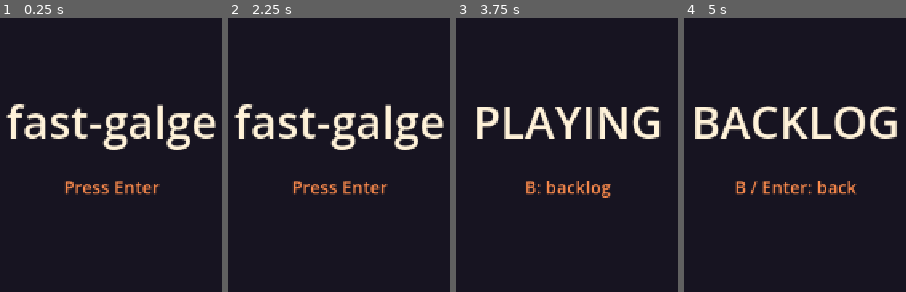
Above: before the commit, frames 1-4 (left to right).
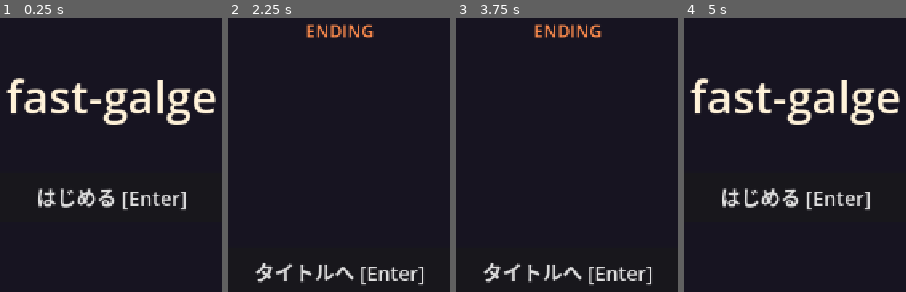
Above: after the commit, the same moments.

Repository: bannzai/fast-galge
Game: Godot game, scene res://scenes/main.tscn
Two runs of this game, one before a commit and one after it. Both use one fixed random seed, a clock stepped at 60 frames per second and the inputs below.
Inputs (mouse positions are in pixels of both pictures, inside the frame that each line leads up to):
- Up to frame 1 (0.25 s): no input
- Up to frame 2 (2.25 s): click (339, 196) at 0.5 s, where only the run after the commit has a clickable "はじめる [Enter]"; click (339, 272) at 1.25 s, where only the run after the commit has a clickable "タイトルへ [Enter]"; click (339, 196) at 2 s, where only the run after the commit has a clickable "はじめる [Enter]"
- Up to frame 3 (3.75 s): click (567, 272) at 2.75 s, where only the run after the commit has a clickable "タイトルへ [Enter]"; tap Enter (confirm) at 3.5 s; move the mouse to (outside the picture) at 3.52 s; tap 1 (choice_1) at 3.6 s; click (outside the picture) at 3.67 s
- Up to frame 4 (5 s): tap 2 (choice_2) at 3.8, 4.35 s; tap Enter (confirm) at 4.25 s; move the mouse to (outside the picture) at 4.27 s; hold B (backlog) from 4.28 s (still down); tap 3 (choice_3) at 4.55 s

The runs differ from the first frame. In frame 1, 13% of the frame differs, in the area x 2-98%, y 21-71%; in frame 2, 9.5%; in frame 3, 8.4%; in frame 4, 13%.

Commit message:
会話エンジン (止められない文字送り・制限時間つき選択肢・好感度・バックログ・エンディング) と画面を追加する
- scripts/conversation.gd: 速さの値 (1 文字 0.04 秒を 0.4〜0.8 秒に収める表示時間、選択肢の制限時間 2 秒、時間切れの「……」と好感度 -1) の定数と、表示時間・時間切れ・好感度・分岐・所要時間の static な計算
- scripts/game_state.gd: 会話の進行 (シナリオの位置・経過時間・好感度・バックログ) と到達したエンディングを autoload に持つ。会話は PLAYING の間だけ進み、バックログを開いている間は止まる
- scripts/main.gd・scenes/main.tscn: メッセージウィンドウ (話者名・本文)、選択肢のボタンと残り時間のバー、バックログの一覧、エンディングの画面。キー入力と同じ操作をタップ用のボタン (始める・ログ・とじる・選択肢・タイトルへ) でも行える。見た目は仮の色面

コミット前の点検の候補の扱い: jev(godot-gdscript-and-project-layout) の game_state.gd の lines (要素の型を持たない Array) は、JSON を読んだままの配列を持ち、辞書でない行を validate が報告できるようにするためで、理由をコメントに書いた (バックログは Array[Dictionary] にした)。jev(single-source-info) の game_state.gd の advance と main.gd の _ready の document コメントは、関数が受け取るものと副作用 (契約) を書いたもので、本体の手順の言い換えではないと判断して直さない

Claude-Session: https://claude.ai/code/session_01LwzK2xb2RVxMnSxTWaYYRA

Diff:
--- a/scenes/main.tscn
+++ b/scenes/main.tscn
@@ -20,24 +20,239 @@
 grow_vertical = 2
 color = Color(0.09, 0.08, 0.13, 1)
 
-[node name="Title" type="Label" parent="."]
-layout_mode = 0
-offset_top = 260.0
-offset_right = 1280.0
-offset_bottom = 380.0
+[node name="TitleScreen" type="Control" parent="."]
+layout_mode = 1
+anchors_preset = 15
+anchor_right = 1.0
+anchor_bottom = 1.0
+grow_horizontal = 2
+grow_vertical = 2
+
+[node name="Title" type="Label" parent="TitleScreen"]
+layout_mode = 0
+offset_top = 220.0
+offset_right = 1280.0
+offset_bottom = 340.0
 theme_override_colors/font_color = Color(1, 0.95, 0.85, 1)
 theme_override_font_sizes/font_size = 72
 text = "fast-galge"
 horizontal_alignment = 1
 vertical_alignment = 1
 
-[node name="Hint" type="Label" parent="."]
-layout_mode = 0
+[node name="StartButton" type="Button" parent="TitleScreen"]
+layout_mode = 0
+offset_left = 440.0
 offset_top = 400.0
-offset_right = 1280.0
-offset_bottom = 450.0
+offset_right = 840.0
+offset_bottom = 480.0
+focus_mode = 0
+theme_override_font_sizes/font_size = 32
+text = "はじめる [Enter]"
+
+[node name="ConversationScreen" type="Control" parent="."]
+visible = false
+layout_mode = 1
+anchors_preset = 15
+anchor_right = 1.0
+anchor_bottom = 1.0
+grow_horizontal = 2
+grow_vertical = 2
+
+[node name="Portrait" type="ColorRect" parent="ConversationScreen"]
+layout_mode = 0
+offset_left = 460.0
+offset_top = 60.0
+offset_right = 820.0
+offset_bottom = 480.0
+color = Color(0.98, 0.78, 0.82, 1)
+
+[node name="Expression" type="Label" parent="ConversationScreen/Portrait"]
+layout_mode = 0
+offset_right = 360.0
+offset_bottom = 420.0
+theme_override_colors/font_color = Color(0.35, 0.15, 0.2, 1)
+theme_override_font_sizes/font_size = 40
+horizontal_alignment = 1
+vertical_alignment = 1
+
+[node name="MessageWindow" type="ColorRect" parent="ConversationScreen"]
+layout_mode = 0
+offset_left = 40.0
+offset_top = 500.0
+offset_right = 1240.0
+offset_bottom = 700.0
+color = Color(0.97, 0.95, 0.9, 1)
+
+[node name="Speaker" type="Label" parent="ConversationScreen/MessageWindow"]
+layout_mode = 0
+offset_left = 28.0
+offset_top = 14.0
+offset_right = 1172.0
+offset_bottom = 58.0
+theme_override_colors/font_color = Color(0.75, 0.25, 0.2, 1)
+theme_override_font_sizes/font_size = 28
+
+[node name="Message" type="Label" parent="ConversationScreen/MessageWindow"]
+layout_mode = 0
+offset_left = 28.0
+offset_top = 64.0
+offset_right = 1172.0
+offset_bottom = 188.0
+theme_override_colors/font_color = Color(0.12, 0.1, 0.15, 1)
+theme_override_font_sizes/font_size = 32
+autowrap_mode = 3
+
+[node name="BacklogButton" type="Button" parent="ConversationScreen"]
+layout_mode = 0
+offset_left = 1080.0
+offset_top = 20.0
+offset_right = 1260.0
+offset_bottom = 80.0
+focus_mode = 0
+theme_override_font_sizes/font_size = 26
+text = "ログ [B]"
+
+[node name="Choices" type="Control" parent="ConversationScreen"]
+visible = false
+layout_mode = 0
+offset_left = 240.0
+offset_top = 110.0
+offset_right = 1040.0
+offset_bottom = 470.0
+
+[node name="TimeBar" type="ProgressBar" parent="ConversationScreen/Choices"]
+layout_mode = 0
+offset_right = 800.0
+offset_bottom = 28.0
+max_value = 1.0
+step = 0.001
+value = 1.0
+show_percentage = false
+
+[node name="Choice1" type="Button" parent="ConversationScreen/Choices"]
+layout_mode = 0
+offset_top = 52.0
+offset_right = 800.0
+offset_bottom = 136.0
+focus_mode = 0
+theme_override_font_sizes/font_size = 28
+
+[node name="Choice2" type="Button" parent="ConversationScreen/Choices"]
+layout_mode = 0
+offset_top = 156.0
+offset_right = 800.0
+offset_bottom = 240.0
+focus_mode = 0
+theme_override_font_sizes/font_size = 28
+
+[node name="Choice3" type="Button" parent="ConversationScreen/Choices"]
+layout_mode = 0
+offset_top = 260.0
+offset_right = 800.0
+offset_bottom = 344.0
+focus_mode = 0
+theme_override_font_sizes/font_size = 28
+
+[node name="BacklogScreen" type="Control" parent="."]
+visible = false
+layout_mode = 1
+anchors_preset = 15
+anchor_right = 1.0
+anchor_bottom = 1.0
+grow_horizontal = 2
+grow_vertical = 2
+
+[node name="Panel" type="ColorRect" parent="BacklogScreen"]
+layout_mode = 1
+anchors_preset = 15
+anchor_right = 1.0
+anchor_bottom = 1.0
+grow_horizontal = 2
+grow_vertical = 2
+color = Color(0.14, 0.13, 0.2, 1)
+
+[node name="Heading" type="Label" parent="BacklogScreen"]
+layout_mode = 0
+offset_left = 80.0
+offset_top = 24.0
+offset_right = 800.0
+offset_bottom = 84.0
+theme_override_colors/font_color = Color(1, 0.95, 0.85, 1)
+theme_override_font_sizes/font_size = 36
+text = "バックログ"
+vertical_alignment = 1
+
+[node name="Scroll" type="ScrollContainer" parent="BacklogScreen"]
+layout_mode = 0
+offset_left = 80.0
+offset_top = 100.0
+offset_right = 1200.0
+offset_bottom = 620.0
+horizontal_scroll_mode = 0
+
+[node name="Entries" type="Label" parent="BacklogScreen/Scroll"]
+layout_mode = 2
+size_flags_horizontal = 3
+theme_override_colors/font_color = Color(0.92, 0.9, 0.85, 1)
+theme_override_font_sizes/font_size = 26
+autowrap_mode = 3
+
+[node name="CloseButton" type="Button" parent="BacklogScreen"]
+layout_mode = 0
+offset_left = 500.0
+offset_top = 636.0
+offset_right = 780.0
+offset_bottom = 700.0
+focus_mode = 0
+theme_override_font_sizes/font_size = 26
+text = "とじる [B]"
+
+[node name="EndingScreen" type="Control" parent="."]
+visible = false
+layout_mode = 1
+anchors_preset = 15
+anchor_right = 1.0
+anchor_bottom = 1.0
+grow_horizontal = 2
+grow_vertical = 2
+
+[node name="Heading" type="Label" parent="EndingScreen"]
+layout_mode = 0
+offset_top = 150.0
+offset_right = 1280.0
+offset_bottom = 200.0
 theme_override_colors/font_color = Color(1, 0.55, 0.3, 1)
 theme_override_font_sizes/font_size = 28
-text = "Press Enter"
-horizontal_alignment = 1
-vertical_alignment = 1
+text = "ENDING"
+horizontal_alignment = 1
+vertical_alignment = 1
+
+[node name="Name" type="Label" parent="EndingScreen"]
+layout_mode = 0
+offset_top = 220.0
+offset_right = 1280.0
+offset_bottom = 330.0
+theme_override_colors/font_color = Color(1, 0.95, 0.85, 1)
+theme_override_font_sizes/font_size = 64
+horizontal_alignment = 1
+vertical_alignment = 1
+
+[node name="Summary" type="Label" parent="EndingScreen"]
+layout_mode = 0
+offset_top = 350.0
+offset_right = 1280.0
+offset_bottom = 460.0
+theme_override_colors/font_color = Color(0.92, 0.9, 0.85, 1)
+theme_override_font_sizes/font_size = 30
+horizontal_alignment = 1
+vertical_alignment = 1
+
+[node name="TitleButton" type="Button" parent="EndingScreen"]
+layout_mode = 0
+offset_left = 440.0
+offset_top = 520.0
+offset_right = 840.0
+offset_bottom = 600.0
+focus_mode = 0
+theme_override_font_sizes/font_size = 32
+text = "タイトルへ [Enter]"
--- /dev/null
+++ b/scripts/conversation.gd
@@ -0,0 +1,122 @@
+extends RefCounted
+## 会話のルール (速さ・時間切れ・好感度・分岐) の値と計算。状態を持たない static な関数だけを置き、会話の進行の
+## 状態は GameState (scripts/game_state.gd) が持つ。速さの値はこのスクリプトの定数にだけ置く
+## (.claude/rules/conversation-speed-and-scenario-single-source.md)。
+
+## シナリオの保存形式のキー
+const ScenarioScript := preload("res://scripts/scenario.gd")
+## メッセージの 1 文字あたりの表示時間 (秒)。10 文字で下限、20 文字で上限に届く傾きにして、短い相づちと長い台詞で
+## 表示時間に差が出るようにした (documents/PROJECT.md「基本ルール」の初期値。CI の録画で見て調整する)
+const SECONDS_PER_CHARACTER: float = 0.04
+## メッセージの表示時間の下限と上限 (秒)。documents/PROJECT.md「基本ルール」の初期値 0.4〜0.8 秒
+const MIN_MESSAGE_SECONDS: float = 0.4
+const MAX_MESSAGE_SECONDS: float = 0.8
+## 選択肢の制限時間 (秒)。documents/PROJECT.md「基本ルール」の初期値
+const CHOICE_SECONDS: float = 2.0
+## 時間切れで選んだ扱いになる選択肢の本文と、その好感度の変化 (documents/PROJECT.md「基本ルール」)
+const TIMEOUT_TEXT: String = "……"
+const TIMEOUT_AFFECTION: int = -1
+## 選択肢の番号の代わりに渡す、時間切れの印 (選択肢の番号は 0 以上のため、重ならない負の値)
+const TIMEOUT: int = -1
+
+
+## 本文 text のメッセージを表示し続ける時間 (秒)
+static func message_seconds(text: String) -> float:
+	return clampf(
+		text.length() * SECONDS_PER_CHARACTER, MIN_MESSAGE_SECONDS, MAX_MESSAGE_SECONDS
+	)
+
+
+## line (メッセージか選択肢の行) で表示が止まる時間 (秒)。メッセージは表示時間、選択肢は制限時間
+static func stop_seconds(line: Dictionary) -> float:
+	if line.has(ScenarioScript.CHOICES):
+		return CHOICE_SECONDS
+	return message_seconds(line.get(ScenarioScript.TEXT, ""))
+
+
+## choice (選択肢の行) で pick 番目 (0 始まり) を選んだ時に適用する選択肢。pick が TIMEOUT なら時間切れの扱いで、
+## 本文は TIMEOUT_TEXT、好感度は choice の affection に名前があるヒロイン全員が TIMEOUT_AFFECTION、分岐先は
+## choice の timeout
+static func picked_option(choice: Dictionary, pick: int) -> Dictionary:
+	if pick != TIMEOUT:
+		return choice[ScenarioScript.CHOICES][pick]
+	var affection: Dictionary = {}
+	for option: Dictionary in choice[ScenarioScript.CHOICES]:
+		for heroine: String in option.get(ScenarioScript.AFFECTION, {}):
+			affection[heroine] = TIMEOUT_AFFECTION
+	return {
+		ScenarioScript.TEXT: TIMEOUT_TEXT,
+		ScenarioScript.AFFECTION: affection,
+		ScenarioScript.GOTO: choice.get(ScenarioScript.TIMEOUT, ""),
+	}
+
+
+## affection (ヒロインの ID ごとの好感度) に changes (ID ごとの変化) を足した好感度。affection は書き換えない
+static func affection_after(affection: Dictionary, changes: Dictionary) -> Dictionary:
+	var result: Dictionary = affection.duplicate()
+	for heroine: String in changes:
+		result[heroine] = int(result.get(heroine, 0)) + int(changes[heroine])
+	return result
+
+
+## affection が required (ヒロインの ID ごとの必要な好感度) をすべて満たすか
+static func meets(affection: Dictionary, required: Dictionary) -> bool:
+	for heroine: String in required:
+		if int(affection.get(heroine, 0)) < int(required[heroine]):
+			return false
+	return true
+
+
+## lines を from 番目の行から進めて、次に表示が止まる行 (メッセージ・選択肢・エンディング) の位置。ラベルは飛ばし、
+## 移動は affection が条件を満たせば辿る。止まる行が無ければ lines.size()。
+## 移動先が後ろの行に無い (形式の誤り) 時は次の行へ進める (前の行へ戻して終わらなくなるのを防ぐ)
+static func next_stop(lines: Array, from: int, affection: Dictionary) -> int:
+	var index: int = from
+	while index < lines.size():
+		var line: Dictionary = lines[index]
+		if line.has(ScenarioScript.GOTO):
+			index = (
+				_target_index(lines, index, line[ScenarioScript.GOTO])
+				if meets(affection, line.get(ScenarioScript.IF_AFFECTION, {}))
+				else index + 1
+			)
+		elif line.has(ScenarioScript.LABEL):
+			index += 1
+		else:
+			break
+	return index
+
+
+## lines の choice_index 番目の選択肢の行で option を選んだ後に進める行の位置 (next_stop の from に渡す)
+static func option_from(lines: Array, choice_index: int, option: Dictionary) -> int:
+	return _target_index(lines, choice_index, option.get(ScenarioScript.GOTO, ""))
+
+
+## lines を最初から最後まで、選択肢ごとに pick_for.call(選択肢の行) の番号 (TIMEOUT なら時間切れ) を選んで進めた結果。
+## "seconds" は所要時間 (通ったメッセージの表示時間の合計 + 通った選択肢の数 × 制限時間)、"affection" は最後の
+## 好感度、"ending" は着いたエンディングの行 (着かなければ {})
+static func playthrough(lines: Array, pick_for: Callable) -> Dictionary:
+	var seconds: float = 0.0
+	var affection: Dictionary = {}
+	var index: int = next_stop(lines, 0, affection)
+	while index < lines.size() and not lines[index].has(ScenarioScript.ENDING):
+		var line: Dictionary = lines[index]
+		var from: int = index + 1
+		if line.has(ScenarioScript.CHOICES):
+			var option: Dictionary = picked_option(line, pick_for.call(line))
+			affection = affection_after(affection, option.get(ScenarioScript.AFFECTION, {}))
+			from = option_from(lines, index, option)
+		seconds += stop_seconds(line)
+		index = next_stop(lines, from, affection)
+	return {
+		"seconds": seconds,
+		"affection": affection,
+		"ending": lines[index] if index < lines.size() else {},
+	}
+
+
+## lines の index 番目の行から label へ移る先の位置。label が空・無い・後ろの行に無い時は次の行
+static func _target_index(lines: Array, index: int, label: String) -> int:
+	if label.is_empty():
+		return index + 1
+	return maxi(ScenarioScript.label_index(lines, label), index + 1)
--- a/scripts/game_state.gd
+++ b/scripts/game_state.gd
@@ -1,24 +1,47 @@
 extends Node
-## ゲーム進行の状態 (autoload の GameState)。いま表示している画面 (タイトル・会話中・バックログ・エンディング) を持ち、
-## 画面をまたいで参照する値はここに集める (UI ノードに状態を持たせない)。
-## 会話の進行 (シナリオの位置・好感度・選択肢の残り時間) は会話エンジンの土台の issue で足す。
+## ゲーム進行の状態 (autoload の GameState)。いま表示している画面 (タイトル・会話中・バックログ・エンディング)、
+## 会話の進行 (シナリオの位置・経過時間・好感度・バックログ)、到達したエンディングを持つ。
+## 画面をまたいで参照する値はここに集める (UI ノードに状態を持たせない)。会話のルールの計算は scripts/conversation.gd。
 
 ## 表示している画面。会話が進むのは PLAYING の間だけで、BACKLOG を開いている間は止まる
 enum Screen { TITLE, PLAYING, BACKLOG, ENDING }
 ## 画面を切り替える操作 (project.godot の入力の confirm / backlog)
 enum Command { CONFIRM, BACKLOG }
 
+## シナリオの保存形式の読み込みとキー
+const ScenarioScript := preload("res://scripts/scenario.gd")
+## 会話のルールの値と計算
+const ConversationScript := preload("res://scripts/conversation.gd")
 ## 画面ごとに受け付ける操作と、その操作で移る画面。ここに無い操作はその画面では何もしない。
-## ENDING へは操作ではなく会話の終わり (finish) で移る
+## ENDING へは操作ではなく、会話がエンディングの行に着くことで移る
 const TRANSITIONS: Dictionary = {
 	Screen.TITLE: {Command.CONFIRM: Screen.PLAYING},
 	Screen.PLAYING: {Command.BACKLOG: Screen.BACKLOG},
 	Screen.BACKLOG: {Command.BACKLOG: Screen.PLAYING, Command.CONFIRM: Screen.PLAYING},
 	Screen.ENDING: {Command.CONFIRM: Screen.TITLE},
 }
+## 本編のシナリオ。共通パート、1 人目のヒロインのルートの順につなげて読む
+const MAIN_SCENARIO_PATHS: Array[String] = [
+	"res://scenario/common.json",
+	"res://scenario/route_hina.json",
+]
 
 ## 表示している画面。起動時はタイトル
 var screen: Screen = Screen.TITLE
+## タイトルから始めるシナリオのファイル。検証 (scripts/dev/) がサンプルシナリオに差し替える
+var scenario_paths: Array[String] = MAIN_SCENARIO_PATHS
+## 再生しているシナリオの行 (形式は scripts/scenario.gd)。JSON を読んだままの配列のため、要素の型は持たない
+var lines: Array = []
+## いま表示が止まっている行 (メッセージ・選択肢・エンディング) の、lines の中の位置
+var position: int = 0
+## position の行で表示が止まってからの経過時間 (秒)
+var elapsed: float = 0.0
+## ヒロインの ID ごとの好感度
+var affection: Dictionary = {}
+## 流れたメッセージの行と、選んだ選択肢 (話者と本文を持つ行) の、古い順の一覧
+var backlog: Array[Dictionary] = []
+## 到達したエンディングの ID (到達した順。重複なし)
+var reached_endings: Array[String] = []
 
 
 ## current の画面で command を受けた時に移る画面。受け付けない操作なら current のまま。
@@ -28,12 +51,16 @@
 	return accepted.get(command, current)
 
 
-## command を受けて画面を移す。移ったら true
+## command を受けて画面を移す。移ったら true。タイトルから会話中に移る時は scenario_paths のシナリオを最初から始める。
+## 画面と会話の進行を書き換えるため冪等ではない
 func apply(command: Command) -> bool:
 	var next: Screen = next_screen(screen, command)
 	if next == screen:
 		return false
-	screen = next
+	if screen == Screen.TITLE:
+		_start()
+	else:
+		screen = next
 	return true
 
 
@@ -42,6 +69,75 @@
 	return screen == Screen.PLAYING
 
 
-## 会話の終わり。エンディングの画面に移る
-func finish() -> void:
+## いま表示が止まっている行。シナリオを始めていない時と、行が尽きた時は {}
+func current_line() -> Dictionary:
+	return lines[position] if position < lines.size() else {}
+
+
+## 会話中なら delta 秒だけ時間を進め、表示時間を過ぎたメッセージは次の行へ送り、制限時間を過ぎた選択肢は時間切れに
+## する。会話中でなければ何もしない (バックログを開いている間は会話が止まる)。経過時間を積むため冪等ではない
+func advance(delta: float) -> void:
+	if not is_playing():
+		return
+	elapsed += delta
+	while is_playing() and elapsed >= ConversationScript.stop_seconds(current_line()):
+		elapsed -= ConversationScript.stop_seconds(current_line())
+		if current_line().has(ScenarioScript.CHOICES):
+			_pick(ConversationScript.TIMEOUT)
+		else:
+			_enter(position + 1)
+
+
+## 会話中に選択肢が出ていれば option_index 番目 (0 始まり) を選ぶ。選べたら true。
+## 選んだ結果を好感度とバックログに積むため冪等ではない
+func choose(option_index: int) -> bool:
+	if not is_playing() or option_index >= current_line().get(ScenarioScript.CHOICES, []).size():
+		return false
+	elapsed = 0.0
+	_pick(option_index)
+	return true
+
+
+## scenario_paths のシナリオを読み、会話の進行を初期値に戻して最初の行から会話中にする
+func _start() -> void:
+	lines = ScenarioScript.load_lines(scenario_paths)
+	affection = {}
+	backlog = []
+	elapsed = 0.0
+	screen = Screen.PLAYING
+	_enter(0)
+
+
+## from 番目の行から進めて、次に表示が止まる行に着く。メッセージならバックログに積み、エンディング (または行が尽きた)
+## ならエンディングの画面に移る
+func _enter(from: int) -> void:
+	position = ConversationScript.next_stop(lines, from, affection)
+	if current_line().has(ScenarioScript.TEXT):
+		backlog.append(current_line())
+	elif not current_line().has(ScenarioScript.CHOICES):
+		_finish()
+
+
+## いまの選択肢の行で pick 番目 (ConversationScript.TIMEOUT なら時間切れ) を選び、好感度とバックログに積んで
+## 分岐先へ進む
+func _pick(pick: int) -> void:
+	var choice: Dictionary = current_line()
+	var option: Dictionary = ConversationScript.picked_option(choice, pick)
+	affection = ConversationScript.affection_after(
+		affection, option.get(ScenarioScript.AFFECTION, {})
+	)
+	backlog.append(
+		{
+			ScenarioScript.SPEAKER: choice.get(ScenarioScript.SPEAKER, ""),
+			ScenarioScript.TEXT: option[ScenarioScript.TEXT],
+		}
+	)
+	_enter(ConversationScript.option_from(lines, position, option))
+
+
+## エンディングの画面に移り、着いたエンディングを到達の記録に足す
+func _finish() -> void:
 	screen = Screen.ENDING
+	var ending: String = current_line().get(ScenarioScript.ENDING, "")
+	if not ending.is_empty() and not reached_endings.has(ending):
+		reached_endings.append(ending)
--- a/scripts/main.gd
+++ b/scripts/main.gd
@@ -1,64 +1,165 @@
 extends Control
-## メインシーン。GameState の画面に合わせてタイトル・会話・バックログ・エンディングの表示を切り替える。
-## 会話エンジン (高速な文字送り・制限時間つき選択肢・好感度・バックログの中身) は土台の issue で足し、
-## このシーンは画面の切り替えと入力の受け口だけを持つ。
+## メインシーン。GameState の画面に合わせてタイトル・会話・バックログ・エンディングの表示を切り替え、毎フレーム
+## 会話の時間を進める。キー入力とタップ用のボタンを GameState の操作に写すだけで、会話の進行は持たない
+## (見た目は仮の色面。関門 2 のデザインの反映で作り直す)。
 
 ## autoload の GameState のスクリプト。autoload 名の識別子で参照すると、--script で起動する scripts/dev/ の検証が
 ## autoload の登録前にこのスクリプトをコンパイルして失敗するため、ノードとして取る
 const GameStateScript := preload("res://scripts/game_state.gd")
+## シナリオの保存形式のキー
+const ScenarioScript := preload("res://scripts/scenario.gd")
+## 会話のルールの値 (選択肢の制限時間)
+const ConversationScript := preload("res://scripts/conversation.gd")
 ## 入力のアクションと、GameState に送る操作
 const SCREEN_ACTIONS: Dictionary = {
 	"confirm": GameStateScript.Command.CONFIRM,
 	"backlog": GameStateScript.Command.BACKLOG,
 }
-## 画面ごとの見出し。表示している画面が分かる最小の表示 (見た目は関門 2 のデザインの反映で作り直す)
-const SCREEN_LABELS: Dictionary = {
-	GameStateScript.Screen.TITLE: "fast-galge",
-	GameStateScript.Screen.PLAYING: "PLAYING",
-	GameStateScript.Screen.BACKLOG: "BACKLOG",
-	GameStateScript.Screen.ENDING: "ENDING",
-}
-## 画面ごとの操作の案内
-const SCREEN_HINTS: Dictionary = {
-	GameStateScript.Screen.TITLE: "Press Enter",
-	GameStateScript.Screen.PLAYING: "B: backlog",
-	GameStateScript.Screen.BACKLOG: "B / Enter: back",
-	GameStateScript.Screen.ENDING: "Enter: title",
-}
+## 選択肢を選ぶ入力のアクション (並び順が選択肢の番号)
+const CHOICE_ACTIONS: Array[String] = ["choice_1", "choice_2", "choice_3"]
 
 ## 起動検証 (make check) が確認する起動の印
 const BOOT_MESSAGE: String = "fast-galge boot"
 
-## 画面の見出し (SCREEN_LABELS) を表示するラベル
-@onready var title_label: Label = $Title
-## 操作の案内 (SCREEN_HINTS) を表示するラベル
-@onready var hint_label: Label = $Hint
+## タイトルの画面と、会話を始めるボタン
+@onready var title_screen: Control = $TitleScreen
+@onready var start_button: Button = $TitleScreen/StartButton
+## 会話中の画面
+@onready var conversation_screen: Control = $ConversationScreen
+## 立ち絵の代わりの色面と、表情の名前を出すラベル (表情を持つメッセージの間だけ出す)
+@onready var portrait: ColorRect = $ConversationScreen/Portrait
+@onready var expression_label: Label = $ConversationScreen/Portrait/Expression
+## メッセージウィンドウの話者名と本文
+@onready var speaker_label: Label = $ConversationScreen/MessageWindow/Speaker
+@onready var message_label: Label = $ConversationScreen/MessageWindow/Message
+## バックログを開くボタン
+@onready var backlog_button: Button = $ConversationScreen/BacklogButton
+## 選択肢の表示 (選択肢の行で止まっている間だけ出す)、残り時間のバー、選択肢のボタン (並び順が選択肢の番号)
+@onready var choice_panel: Control = $ConversationScreen/Choices
+@onready var time_bar: ProgressBar = $ConversationScreen/Choices/TimeBar
+@onready var choice_buttons: Array[Button] = [
+	$ConversationScreen/Choices/Choice1 as Button,
+	$ConversationScreen/Choices/Choice2 as Button,
+	$ConversationScreen/Choices/Choice3 as Button,
+]
+## バックログの画面、一覧のスクロール、一覧の本文、閉じるボタン
+@onready var backlog_screen: Control = $BacklogScreen
+@onready var backlog_scroll: ScrollContainer = $BacklogScreen/Scroll
+@onready var backlog_label: Label = $BacklogScreen/Scroll/Entries
+@onready var close_button: Button = $BacklogScreen/CloseButton
+## エンディングの画面、エンディング名、一言、タイトルへ戻るボタン
+@onready var ending_screen: Control = $EndingScreen
+@onready var ending_name_label: Label = $EndingScreen/Name
+@onready var ending_summary_label: Label = $EndingScreen/Summary
+@onready var title_button: Button = $EndingScreen/TitleButton
 
 
-## 起動の印を出し、GameState の画面に合わせた表示にする
+## 起動の印を出し、タップ用のボタンを GameState の操作につなぎ、GameState の画面に合わせた表示にする
 func _ready() -> void:
 	print(BOOT_MESSAGE)
+	start_button.pressed.connect(_apply.bind(GameStateScript.Command.CONFIRM))
+	backlog_button.pressed.connect(_apply.bind(GameStateScript.Command.BACKLOG))
+	close_button.pressed.connect(_apply.bind(GameStateScript.Command.BACKLOG))
+	title_button.pressed.connect(_apply.bind(GameStateScript.Command.CONFIRM))
+	for option_index: int in range(choice_buttons.size()):
+		choice_buttons[option_index].pressed.connect(_choose.bind(option_index))
 	_refresh()
 
 
-## 入力のアクションを GameState の操作に写し、画面が移ったら表示を更新する
+## 会話の時間を delta 秒進め、表示を更新する (文字送りはここでだけ進み、入力では進まない)
+func _process(delta: float) -> void:
+	var game_state: Node = _game_state()
+	if game_state != null:
+		game_state.advance(delta)
+	_refresh()
+
+
+## 入力のアクションを GameState の操作に写す
 func _unhandled_input(event: InputEvent) -> void:
-	var game_state: Node = get_tree().root.get_node_or_null("GameState")
-	if game_state == null:
-		return
 	for action: String in SCREEN_ACTIONS:
 		if event.is_action_pressed(action):
-			if game_state.apply(SCREEN_ACTIONS[action]):
-				_refresh()
+			_apply(SCREEN_ACTIONS[action])
+			get_viewport().set_input_as_handled()
+			return
+	for option_index: int in range(CHOICE_ACTIONS.size()):
+		if event.is_action_pressed(CHOICE_ACTIONS[option_index]):
+			_choose(option_index)
 			get_viewport().set_input_as_handled()
 			return
 
 
-## GameState の画面に合わせて表示を更新する
+## autoload の GameState。登録されていない起動 (シーン単体の読み込み) では null
+func _game_state() -> Node:
+	return get_tree().root.get_node_or_null("GameState")
+
+
+## command を GameState に送り、画面が移ったら表示を更新する。バックログを開いた時は一覧を最新の行まで送る
+func _apply(command: GameStateScript.Command) -> void:
+	var game_state: Node = _game_state()
+	if game_state == null or not game_state.apply(command):
+		return
+	_refresh()
+	if game_state.screen == GameStateScript.Screen.BACKLOG:
+		_scroll_backlog_to_end()
+
+
+## option_index 番目 (0 始まり) の選択肢を選び、表示を更新する
+func _choose(option_index: int) -> void:
+	var game_state: Node = _game_state()
+	if game_state != null and game_state.choose(option_index):
+		_refresh()
+
+
+## GameState の画面に合わせて、画面ごとの表示を切り替えて中身を更新する
 func _refresh() -> void:
-	var game_state: Node = get_tree().root.get_node_or_null("GameState")
+	var game_state: Node = _game_state()
 	var screen: GameStateScript.Screen = (
 		game_state.screen if game_state != null else GameStateScript.Screen.TITLE
 	)
-	title_label.text = SCREEN_LABELS[screen]
-	hint_label.text = SCREEN_HINTS[screen]
+	title_screen.visible = screen == GameStateScript.Screen.TITLE
+	conversation_screen.visible = screen == GameStateScript.Screen.PLAYING
+	backlog_screen.visible = screen == GameStateScript.Screen.BACKLOG
+	ending_screen.visible = screen == GameStateScript.Screen.ENDING
+	if conversation_screen.visible:
+		_refresh_conversation(game_state)
+	if backlog_screen.visible:
+		backlog_label.text = "\n".join(PackedStringArray(game_state.backlog.map(_backlog_text)))
+	if ending_screen.visible:
+		ending_name_label.text = game_state.current_line().get(ScenarioScript.NAME, "")
+		ending_summary_label.text = game_state.current_line().get(ScenarioScript.SUMMARY, "")
+
+
+## 会話中の画面を game_state の会話の進行に合わせる。メッセージウィンドウにはバックログの最新の行 (いま流れている
+## メッセージか、直前に選んだ選択肢) を出し、選択肢で止まっている間は選択肢と残り時間を出す
+func _refresh_conversation(game_state: Node) -> void:
+	var backlog: Array = game_state.backlog
+	var shown: Dictionary = backlog.back() if not backlog.is_empty() else {}
+	speaker_label.text = shown.get(ScenarioScript.SPEAKER, "")
+	message_label.text = shown.get(ScenarioScript.TEXT, "")
+	portrait.visible = shown.has(ScenarioScript.EXPRESSION)
+	expression_label.text = shown.get(ScenarioScript.EXPRESSION, "")
+	var options: Array = game_state.current_line().get(ScenarioScript.CHOICES, [])
+	choice_panel.visible = not options.is_empty()
+	time_bar.value = 1.0 - game_state.elapsed / ConversationScript.CHOICE_SECONDS
+	for option_index: int in range(choice_buttons.size()):
+		choice_buttons[option_index].visible = option_index < options.size()
+		if option_index < options.size():
+			choice_buttons[option_index].text = (
+				"%d. %s" % [option_index + 1, options[option_index][ScenarioScript.TEXT]]
+			)
+
+
+## バックログの 1 行 (entry) を一覧に出す文にする。話者がいれば「」で囲み、地の文はそのまま出す
+func _backlog_text(entry: Dictionary) -> String:
+	var speaker: String = entry.get(ScenarioScript.SPEAKER, "")
+	if speaker.is_empty():
+		return entry[ScenarioScript.TEXT]
+	return "%s「%s」" % [speaker, entry[ScenarioScript.TEXT]]
+
+
+## バックログの一覧を最新の行 (末尾) まで送る。一覧の高さは本文を入れた後のレイアウトで決まるため、
+## レイアウトが済むまで 2 フレーム待つ
+func _scroll_backlog_to_end() -> void:
+	await get_tree().process_frame
+	await get_tree().process_frame
+	backlog_scroll.scroll_vertical = int(backlog_scroll.get_v_scroll_bar().max_value)
